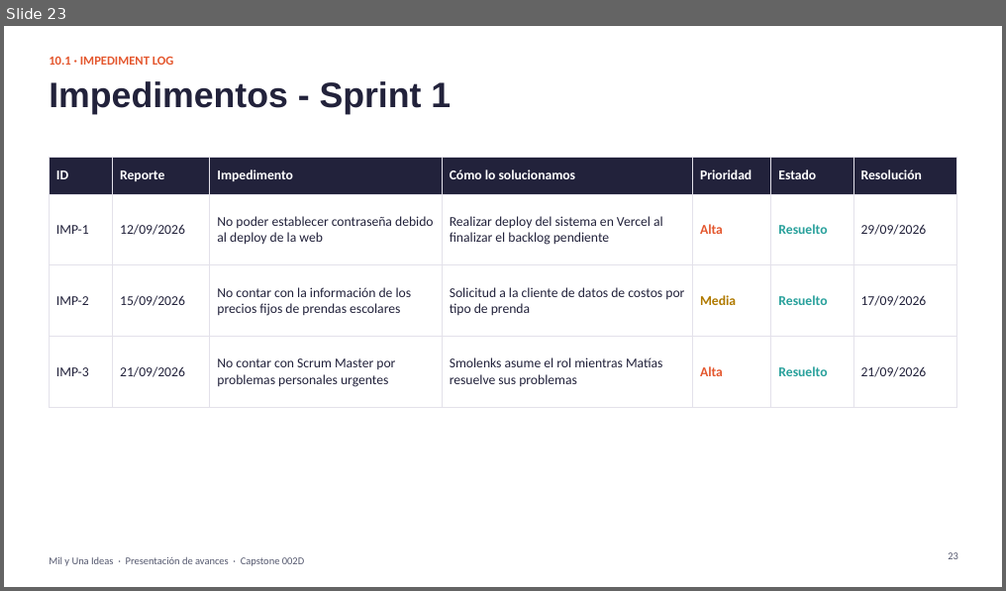
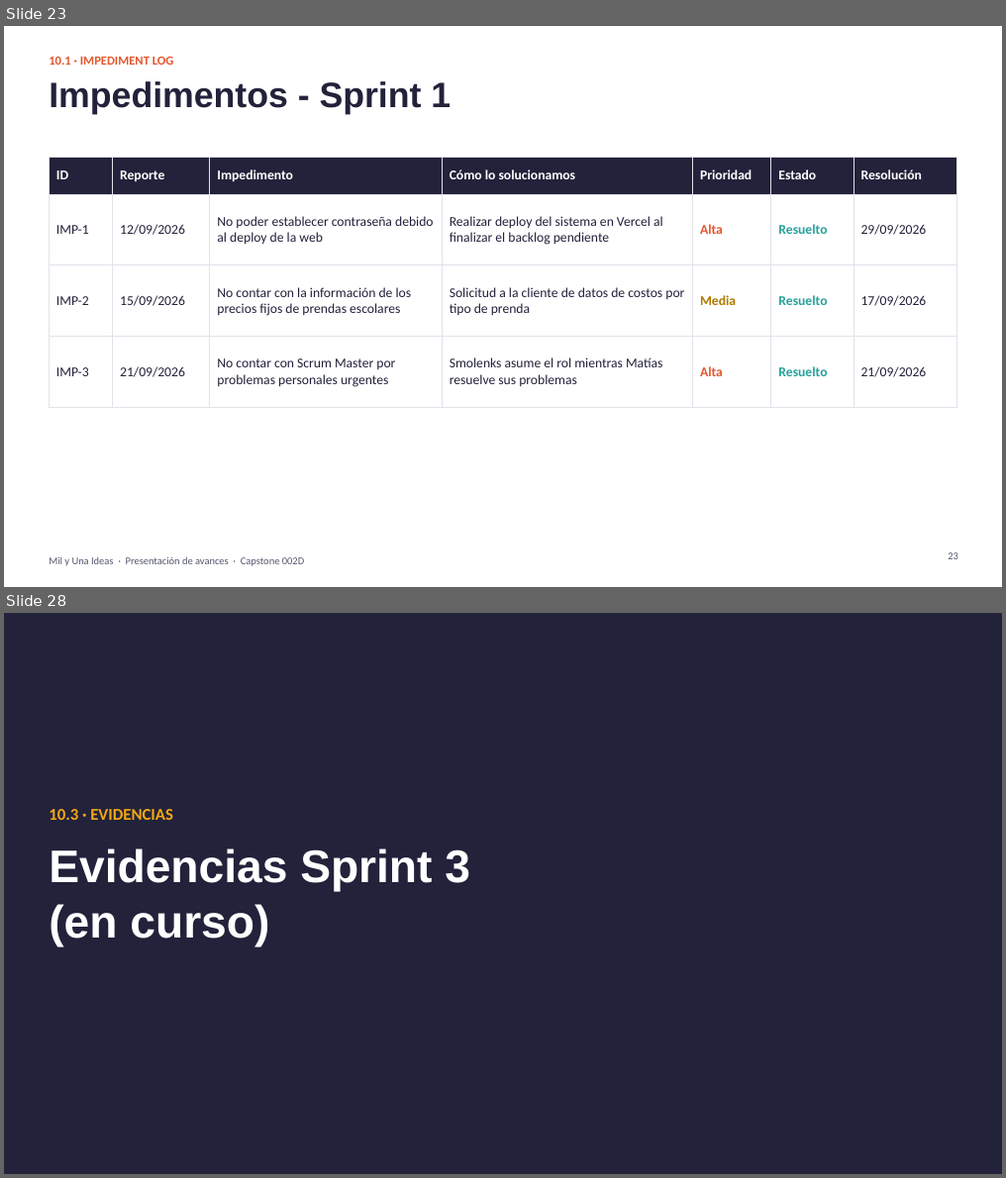
Before and after one commit to smaravena/Capstone_002D_Grupo_10, a slide deck: Fase 2/Evidencias Proyecto/Presentación Proyecto.pptx. Shown one above the other, each under a label of ours: slide 23 before the commit, slides 23 and 28 after it; the slides between them are not shown. The pictures are 1006x591 and 1006x1178 pixels, drawn with LibreOffice and Linux fonts; fonts in the diff are those of the drawing. Boxes give left, top, right and bottom in pixels: in the first picture for what was removed or moved away, otherwise in the second. Text is boxed around its words. In the diff, an @@ line names an element or a change of style, - is before the commit and + after.

```diff
--- a/Fase 2/Evidencias Proyecto/Presentación Proyecto.pptx
+++ b/Fase 2/Evidencias Proyecto/Presentación Proyecto.pptx
@@ slide 28 added at [4,613,1002,1174], background #22223B @@
@@ text added at [49,809,173,820], 16 pt, text #F3A712, bold @@
+10.3 · EVIDENCIAS
@@ title added at [49,849,470,948], 44 pt, text #FFFFFF, bold @@
+Evidencias Sprint 3
+(en curso)
```
Also in this commit, not shown: 8 slides changed, 4 other slides added, 1 slide removed, 8 other files.
